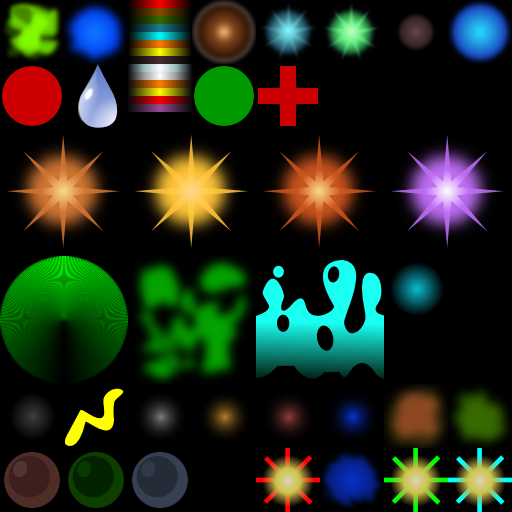
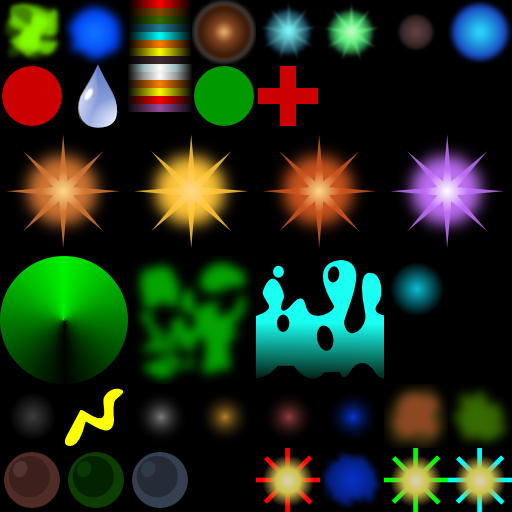
Comparing the layer stacks of the two 512×512 images. Changes:
painted on "18" over [left=0, top=256, right=128, bottom=384]
